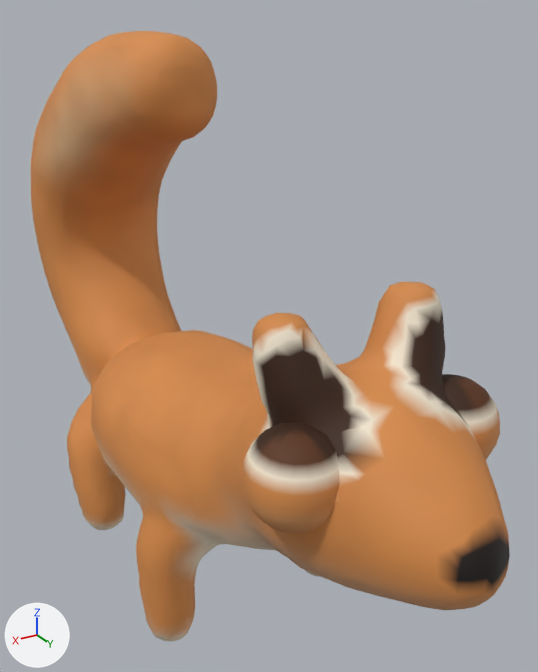
The glTF model assets/models/animals/squirrel.glb: old version first, new version second.
The view is the same before and after, from a 50 mm camera at (0.146, 0.34, 0.278) aimed at (-0.026, 0.054, 0.135). Every picture has the same lights, and +X, +Y and +Z are marked at lower left. The picture after the commit comes second. Vertices at exactly the same position are counted once.

In view in the first picture: 'Squirrel'.
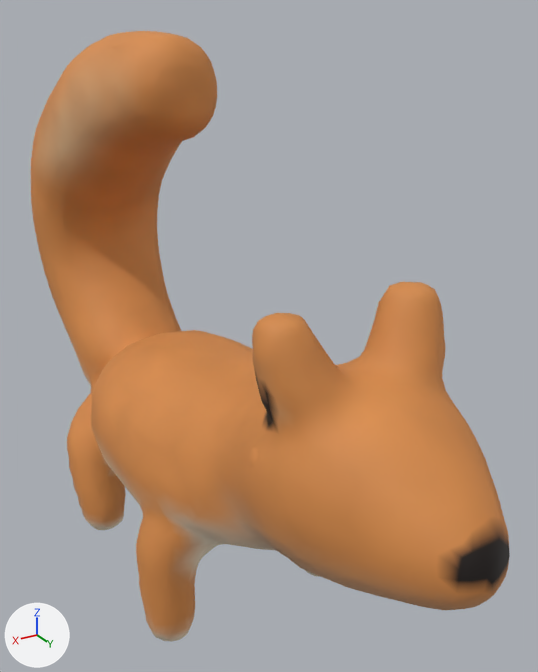
The change, as a diff of the scene's bpy script:
```diff
--- a/assets/models/animals/squirrel.glb.py
+++ b/assets/models/animals/squirrel.glb.py
@@ me_squirrel @@
 me_squirrel.from_pydata(...)  # 5446 vertices, 10880 faces; spans x -0.056..0.056, y -0.15..0.226, z 0.0..0.272
 # used by ob_squirrel; location = (0.0, 0.0, 0.0)
+# me_squirrel part 1: the loose piece of 222 vertices spanning x 0.015..0.051, y 0.152..0.188, z 0.123..0.159 is scaled about its middle by 0.361, then moved by (-0.001, -0.02, -0.005)
+# me_squirrel part 2: the loose piece of 222 vertices spanning x -0.051..-0.015, y 0.152..0.188, z 0.123..0.159 is scaled about its middle by 0.361, then moved by (0.001, -0.02, -0.005)
+# me_squirrel part 3: 1376 kept faces spanning x -0.039..0.039, y 0.139..0.193, z 0.13..0.189 get new vertex colours
 me_squirrel.materials.append(mat_squirrel_mat)
```

Boxes [x1, y1, x2, y2] around the edits, measured in the pictures (538 x 672 px; the box of a moved part takes in the faces that stretch with it):
part 1 of me_squirrel, moved or reshaped (mostly hidden afterwards): before [241, 422, 340, 533]; after [249, 447, 257, 468]
part 2 of me_squirrel, moved or reshaped (not visible afterwards): before [442, 374, 500, 459]
part 3 of me_squirrel, recoloured: before [242, 289, 500, 533]; after [249, 289, 476, 506]
